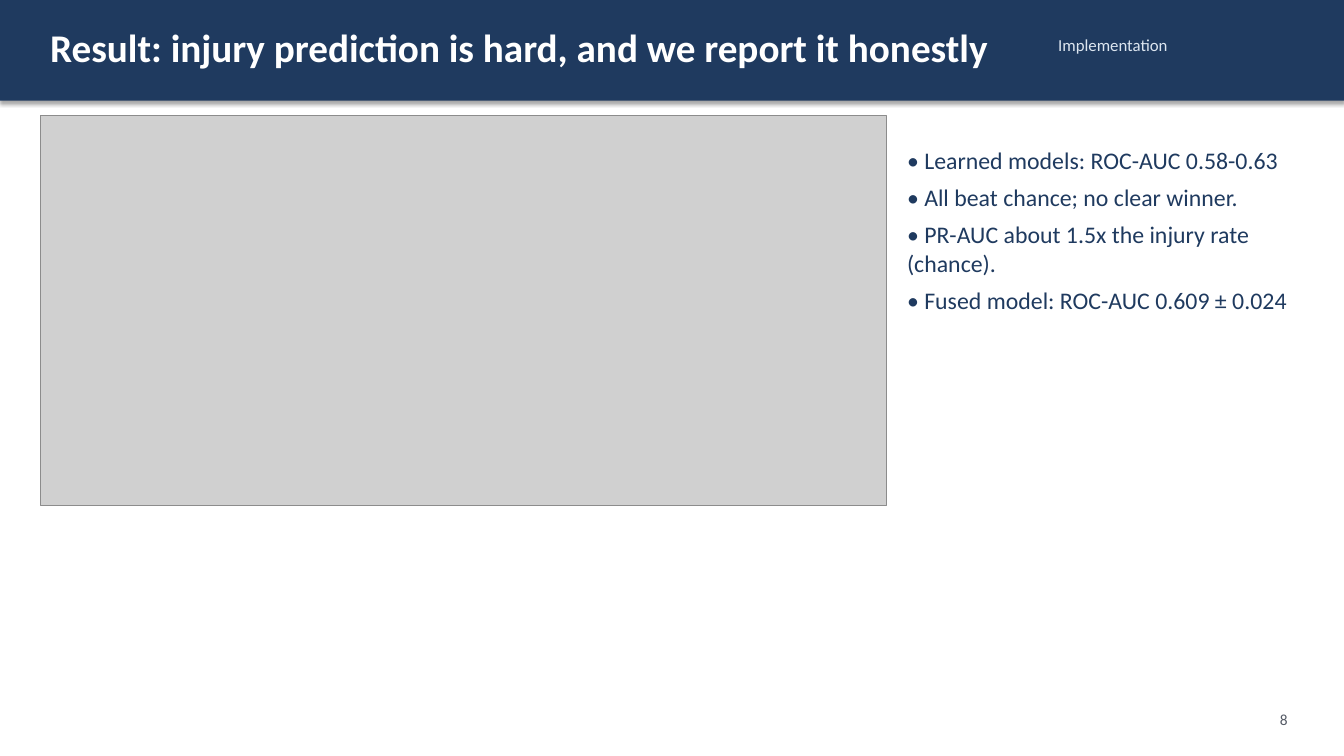
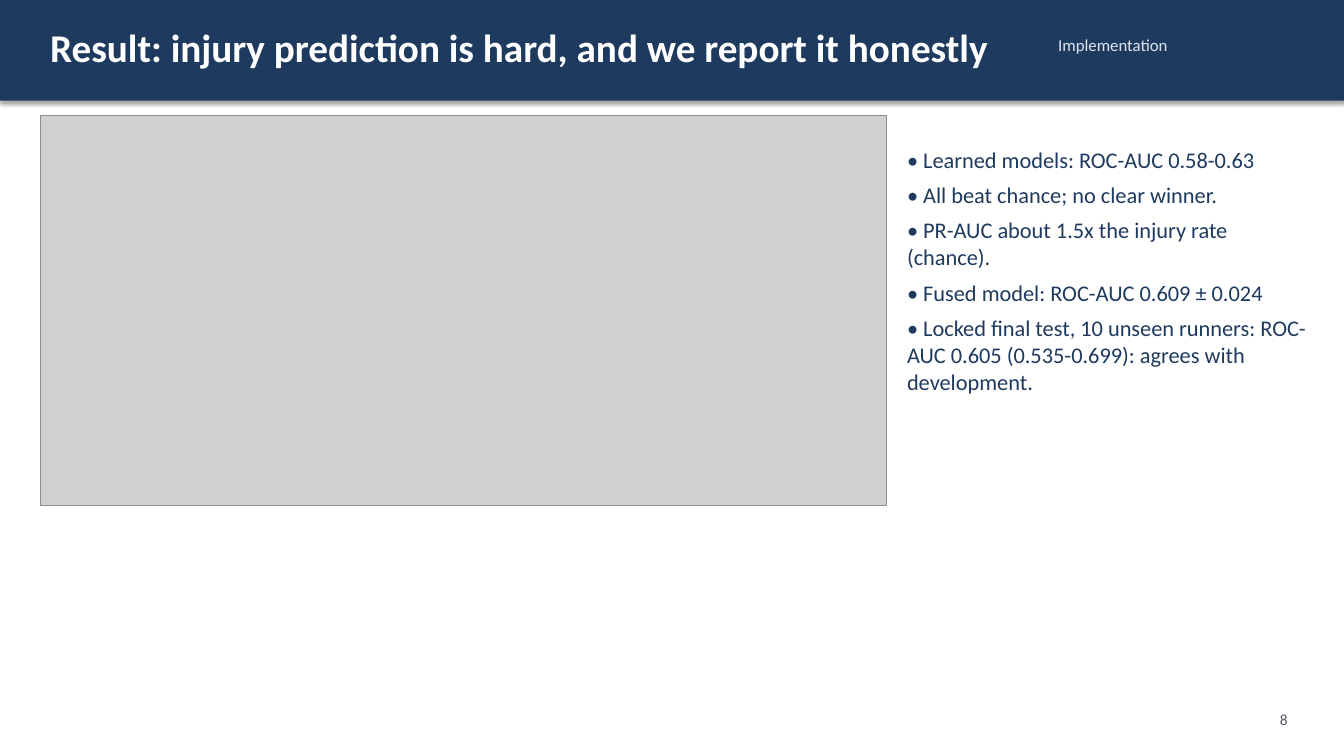
Before and after one commit to NamanJain017/SynAthlete-AIoT, a slide deck: slide 8 of slides/review2.pptx. Drawn at 1344x756 pixels with LibreOffice and Linux fonts; fonts in the diff are those of the drawing; grey boxes stand for pictures. Boxes give left, top, right and bottom in pixels: in the first picture for what was removed or moved away, otherwise in the second. Text is boxed around its words. In the diff, an @@ line names an element or a change of style, - is before the commit and + after.

```diff
--- a/slides/review2.pptx
+++ b/slides/review2.pptx
@@ text at (907, 152, 1263, 301): size 17 to 16 pt in "• Learned models: ROC-AUC 0.58-0.63", "• All beat chance; no clear winner.", "• PR-AUC about 1.5x the injury rate ...", "• Fused model: ROC-AUC 0.609 ± 0.024" @@
@@ text at (907, 320, 1305, 394): paragraph added @@
+• Locked final test, 10 unseen runners: ROC-AUC 0.605 (0.535-0.699): agrees with development.
```
Also in this commit, not shown: 6 other slides changed, 1 slide added, 1 slide removed, 8 other files.
